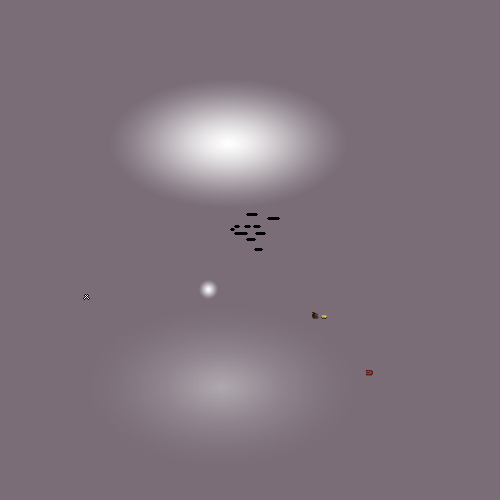
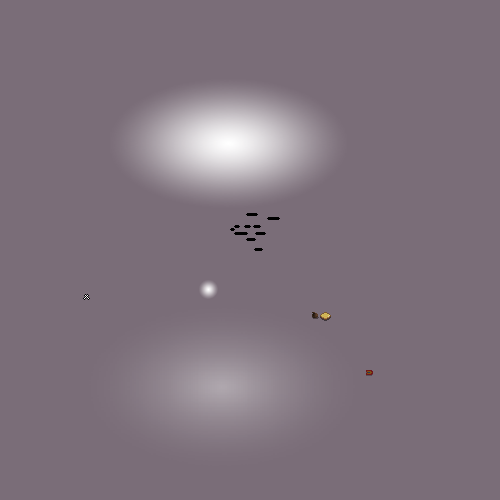
Revision of a layered 500×500 image; what changed, layer by layer:
painted on "Coin.png" over [left=320, top=312, right=331, bottom=321]
